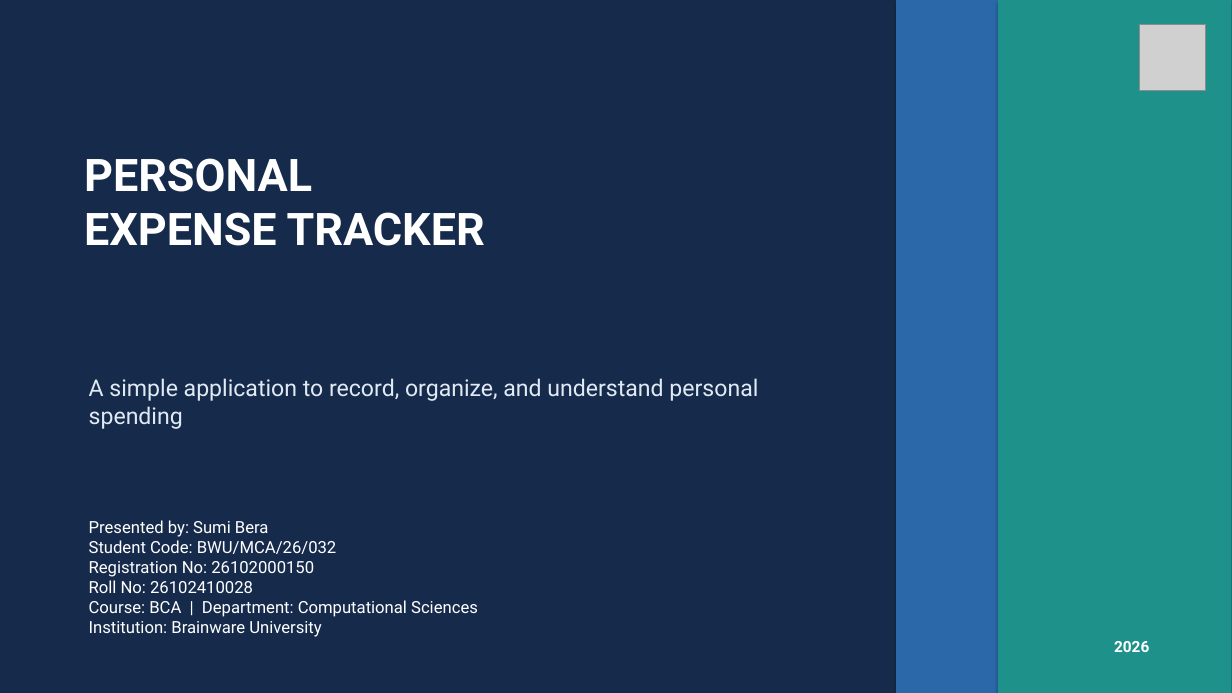
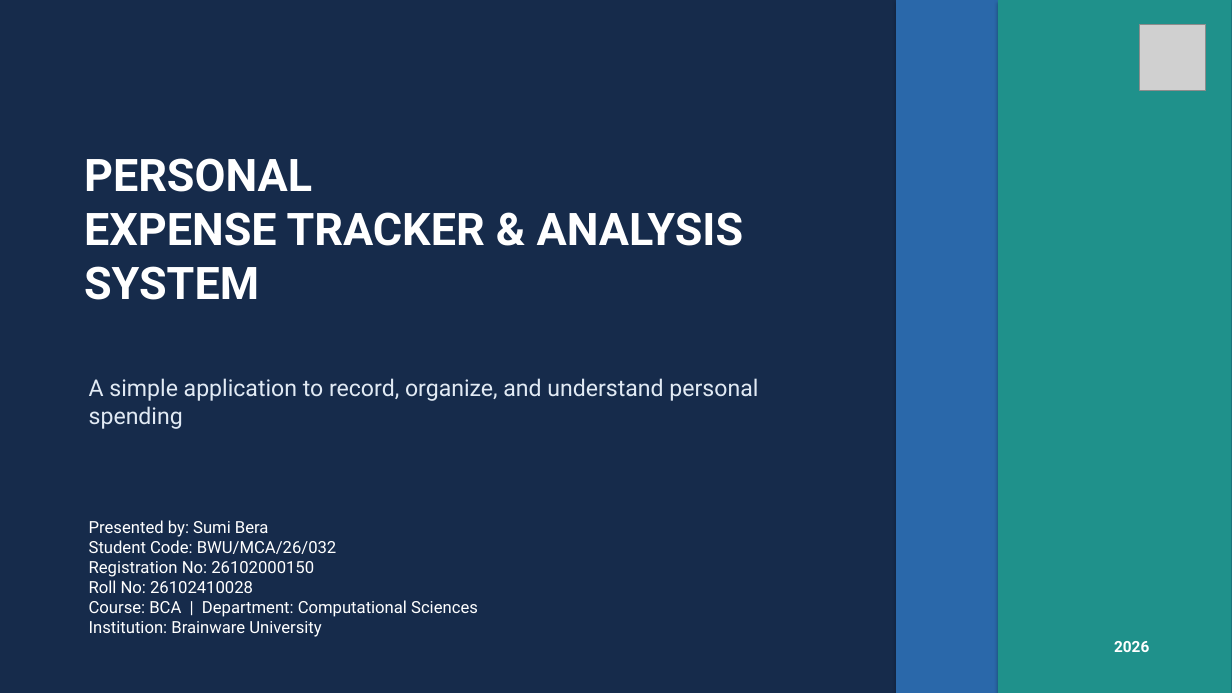
Before and after one commit to su0miiibera/Personal-Expense-Tracker, a slide deck: slide 1 of Personal_Expense_Tracker_Presentation.pptx. Drawn at 1232x693 pixels with LibreOffice and Linux fonts; fonts in the diff are those of the drawing; grey boxes stand for pictures. Boxes give left, top, right and bottom in pixels: in the first picture for what was removed or moved away, otherwise in the second. Text is boxed around its words. In the diff, an @@ line names an element or a change of style, - is before the commit and + after.

```diff
--- a/Personal_Expense_Tracker_Presentation.pptx
+++ b/Personal_Expense_Tracker_Presentation.pptx
@@ text at <box>84,158,744,300</box>: text changed @@
-PERSONAL
-EXPENSE TRACKER
+PERSONAL
+EXPENSE TRACKER & ANALYSIS SYSTEM
```
Also in this commit, not shown: 10 other slides changed, 1 other file.
